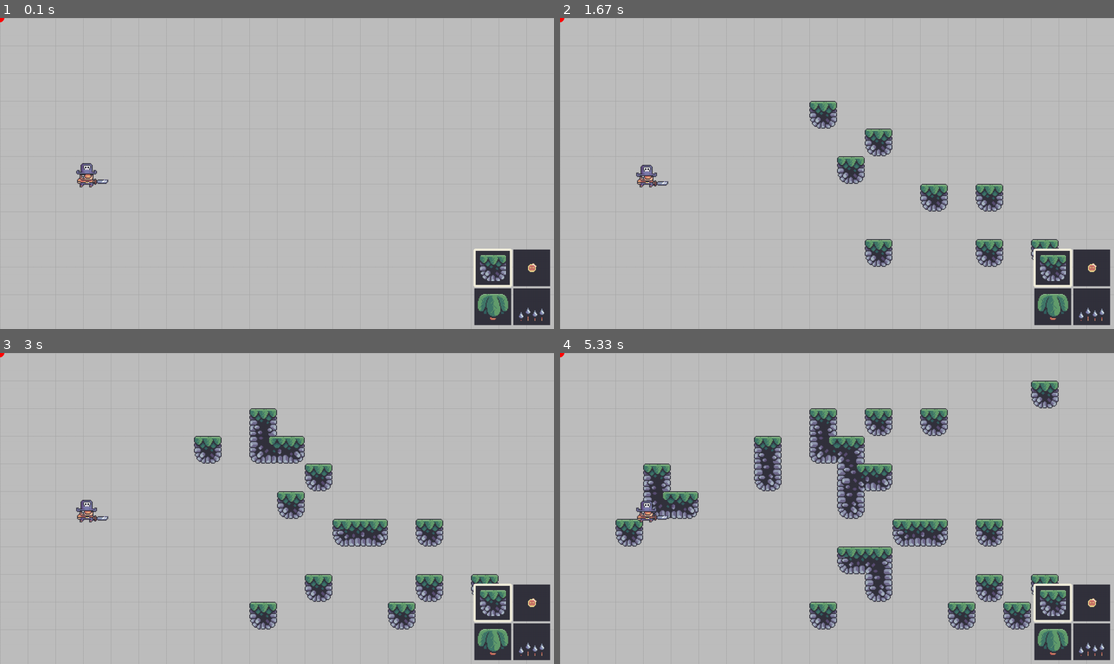
Above: before the commit, frames 1-4 (two rows, left to right).
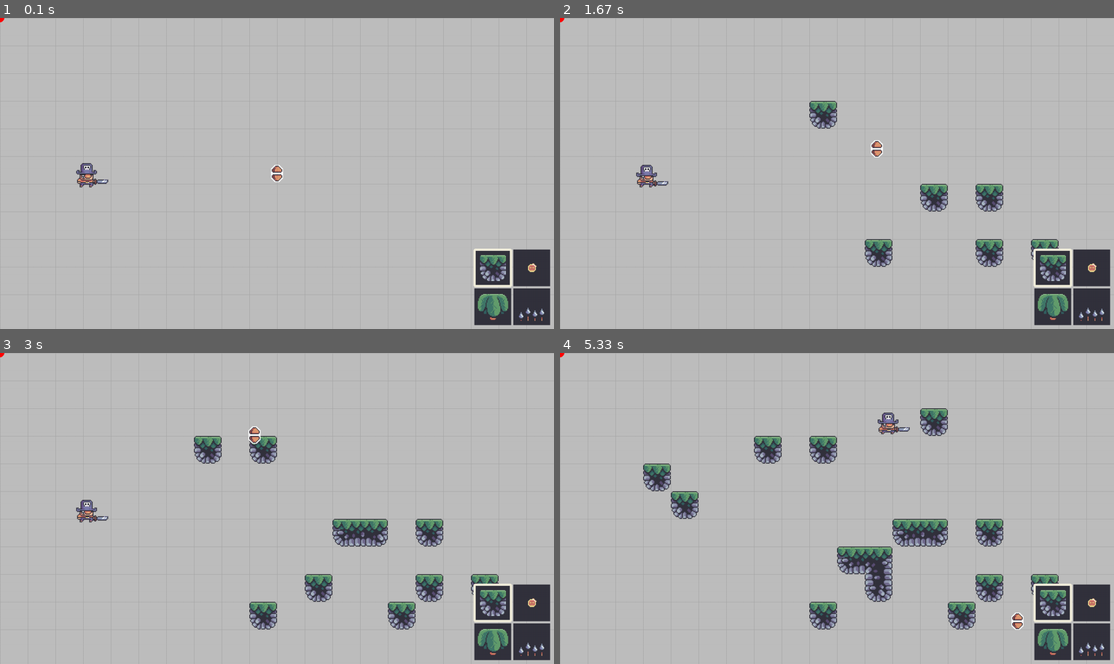
Above: after the commit, the same moments.

Repository: vaclavtruhlarik/PyGame-Mario_maker
Game: pygame game, started from code/main.py
The game is run twice, just before and just after one commit, with the same random seed, the same clock (stepped at 60 frames per second) and the same inputs.
Inputs (mouse positions are in pixels of both pictures, inside the frame that each line leads up to):
- Up to frame 1 (0.1 s): no input
- Up to frame 2 (1.67 s): press the mouse at (1069, 288) at 0.37 s; move the mouse to (981, 263) at 0.47 s; release the mouse at (892, 241) at 0.6 s; press the mouse at (837, 173) at 0.7 s; move the mouse to (859, 161) at 0.8 s; release the mouse at (875, 148) at 0.93 s; press the mouse at (1069, 288) at 1.03 s; move the mouse to (1036, 241) at 1.13 s; release the mouse at (997, 198) at 1.27 s; press the mouse at (1069, 288) at 1.37 s; move the mouse to (947, 204) at 1.47 s; release the mouse at (820, 120) at 1.6 s
- Up to frame 3 (3 s): press the mouse at (509, 623) at 1.7 s; move the mouse to (354, 533) at 1.8 s; release the mouse at (199, 443) at 1.93 s; press the mouse at (509, 623) at 2.03 s; move the mouse to (387, 623) at 2.13 s; release the mouse at (265, 620) at 2.27 s; click (332, 573) at 2.38 s; press the mouse at (315, 483) at 2.7 s; move the mouse to (288, 458) at 2.8 s; release the mouse at (254, 433) at 2.93 s
- Up to frame 4 (5.33 s): press the mouse at (648, 508) at 3.03 s; move the mouse to (848, 452) at 3.13 s; release the mouse at (1047, 393) at 3.27 s; press the mouse at (1047, 393) at 3.37 s; move the mouse to (837, 464) at 3.47 s; release the mouse at (632, 533) at 3.6 s; press the mouse at (632, 533) at 3.7 s; move the mouse to (759, 477) at 3.8 s; release the mouse at (886, 421) at 3.93 s; press the mouse at (1069, 623) at 4.03 s; move the mouse to (1003, 524) at 4.13 s; release the mouse at (931, 427) at 4.27 s; press the mouse at (1069, 623) at 4.37 s; move the mouse to (870, 567) at 4.47 s; release the mouse at (670, 511) at 4.6 s; press the mouse at (814, 433) at 4.7 s; move the mouse to (914, 527) at 4.8 s; release the mouse at (1019, 620) at 4.93 s; press the mouse at (1069, 623) at 5.03 s; move the mouse to (864, 555) at 5.13 s; release the mouse at (654, 486) at 5.27 s

The runs differ from the first frame. In frame 1, 0.1% of the frame differs, in the area x 48-52%, y 47-53%; in frame 2, 0.8%; in frame 3, 1.9%; in frame 4, 5.3%, in the area x 10-90%, y 8-90%.

Commit message:
Placing objects to the screen

Diff:
--- a/code/editor.py
+++ b/code/editor.py
@@ -38,12 +38,21 @@
 
 		# objects
 		self.canvas_objects = pygame.sprite.Group()
+		self.object_drag_active = False
 
 		# player
 		CanvasObject(
 			pos = (200, WINDOW_HEIGHT/2),
 			frames = self.animations[0]['frames'],
 			tile_id = 0,
+			origin = self.origin,
+			group = self.canvas_objects)
+
+		# sky
+		self.sky_handle = CanvasObject(
+			pos = (WINDOW_WIDTH / 2, WINDOW_HEIGHT / 2),
+			frames = [self.sky_handle_surf],
+			tile_id = 1,
 			origin = self.origin,
 			group = self.canvas_objects)
 
@@ -86,7 +95,8 @@
 							self.canvas_data[cell].terrain_neighbors.append(name)
 
 	def imports(self):
-		self.water_bottom = load('../graphics/terrain/water/water_bottom.png')
+		self.water_bottom = load('../graphics/terrain/water/water_bottom.png').convert_alpha()
+		self.sky_handle_surf = load('../graphics/cursors/handle.png').convert_alpha()
 
 		# animations
 		self.animations = {}
@@ -115,6 +125,7 @@
 			self.pan_input(event)
 			self.selection_hotkeys(event)
 			self.menu_click(event)
+			self.object_drag(event)
 
 			self.canvas_add()
 			self.canvas_remove()
@@ -156,17 +167,24 @@
 				self.selection_index = ret
 
 	def canvas_add(self):
-		if mouse_buttons()[0] and not self.menu.rect.collidepoint(mouse_pos()):
+		if mouse_buttons()[0] and not self.menu.rect.collidepoint(mouse_pos()) and not self.object_drag_active:
 			current_cell = self.get_current_cell()
-
-			if current_cell != self.last_selected_cell:
-
-				if current_cell in self.canvas_data:
-					self.canvas_data[current_cell].add_id(self.selection_index)
-				else:
-					self.canvas_data[current_cell] = CanvasTile(self.selection_index)
-				self.check_neighbors(current_cell)
-				self.last_selected_cell = current_cell
+			if EDITOR_DATA[self.selection_index]['type'] == 'tile':
+				if current_cell != self.last_selected_cell:
+
+					if current_cell in self.canvas_data:
+						self.canvas_data[current_cell].add_id(self.selection_index)
+					else:
+						self.canvas_data[current_cell] = CanvasTile(self.selection_index)
+					self.check_neighbors(current_cell)
+					self.last_selected_cell = current_cell
+			else:
+				CanvasObject(
+					pos = mouse_pos(),
+					frames = self.animations[self.selection_index]['frames'],
+					tile_id = self.selection_index,
+					origin = self.origin,
+					group = self.canvas_objects)
 
 	def canvas_remove(self):
 		if mouse_buttons()[2] and not self.menu.rect.collidepoint(mouse_pos()):
@@ -178,6 +196,18 @@
 					if self.canvas_data[current_cell].is_empty:
 						del self.canvas_data[current_cell]
 					self.check_neighbors(current_cell)
+
+	def object_drag(self, event):
+		if event.type == pygame.MOUSEBUTTONDOWN and mouse_buttons()[0]:
+			for sprite in self.canvas_objects:
+				if sprite.rect.collidepoint(event.pos):
+					sprite.start_drag()
+					self.object_drag_active = True
+		if event.type == pygame.MOUSEBUTTONUP and self.object_drag_active:
+			for sprite in self.canvas_objects:
+				if sprite.selected:
+					sprite.drag_end(self.origin)
+					self.object_drag_active = False
 
 	# drawing
 	def draw_tile_lines(self):
@@ -297,6 +327,7 @@
 class CanvasObject(pygame.sprite.Sprite):
 	def __init__(self, pos, frames, tile_id, origin, group):
 		super().__init__(group)
+		self.tile_id = tile_id
 
 		# animation
 		self.frames = frames
@@ -307,10 +338,24 @@
 
 		# movement
 		self.distance_to_origin = vector(self.rect.topleft) - origin
+		self.selected = False
+		self.mouse_offset = vector()
+
+	def start_drag(self):
+		self.selected = True
+		self.mouse_offset = vector(mouse_pos()) - vector(self.rect.topleft)
+
+	def drag(self):
+		if self.selected:
+			self.rect.topleft = mouse_pos() - self.mouse_offset
+
+	def drag_end(self, origin):
+		self.selected = False
+		self.distance_to_origin = vector(self.rect.topleft) - origin
 
 	def animate(self, dt):
 		self.frame_index += ANIMATION_SPEED * dt
-		if self.frame_index > len(self.frames):
+		if self.frame_index >= len(self.frames):
 			self.frame_index = 0
 		self.image = self.frames[int(self.frame_index)]
 		self.rect = self.image.get_rect(midbottom = self.rect.midbottom)
@@ -320,3 +365,4 @@
 
 	def update(self, dt):
 		self.animate(dt)
+		self.drag()
--- a/code/support.py
+++ b/code/support.py
@@ -8,7 +8,7 @@
     for folder_name, sub_folders, image_files in walk(path):
         for image_name in image_files:
             full_path = path + "/" + image_name
-            image_surf = load(full_path)
+            image_surf = load(full_path).convert_alpha()
             surface_list.append(image_surf)
     return surface_list
 
@@ -17,6 +17,6 @@
     for folder_name, sub_folders, image_files in walk(path):
         for image_name in image_files:
             full_path = path + "/" + image_name
-            image_surf = load(full_path)
+            image_surf = load(full_path).convert_alpha()
             surface_dict[image_name.split('.')[0]] = image_surf
     return surface_dict
